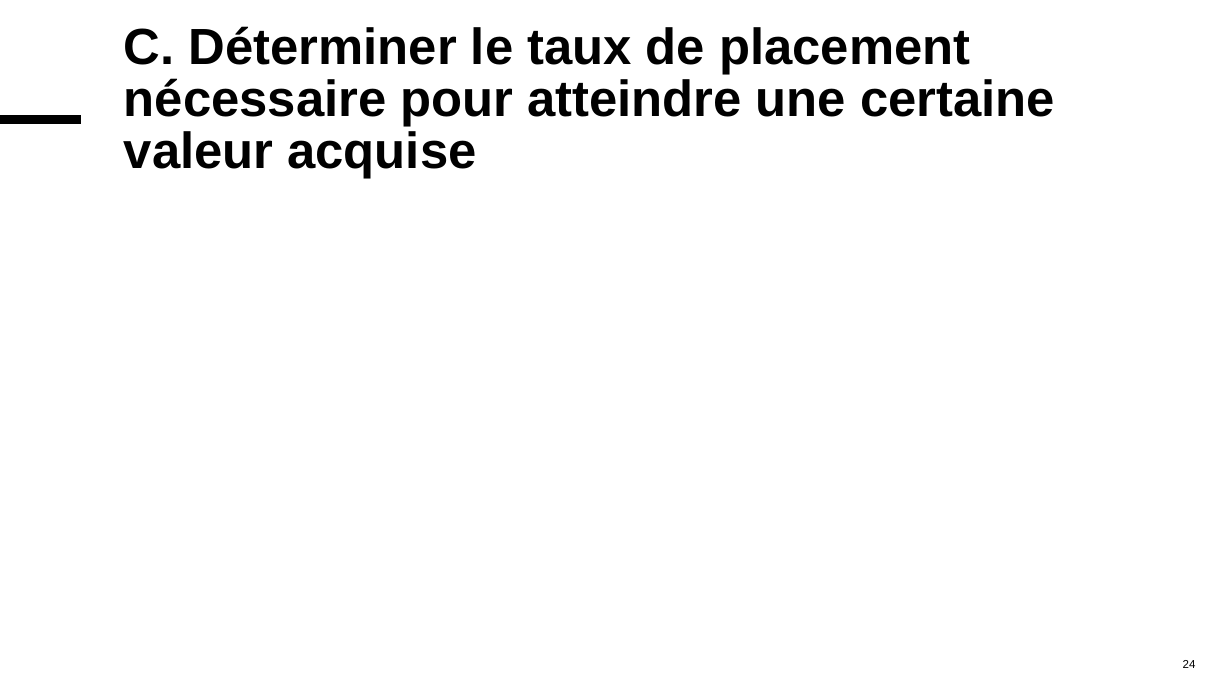
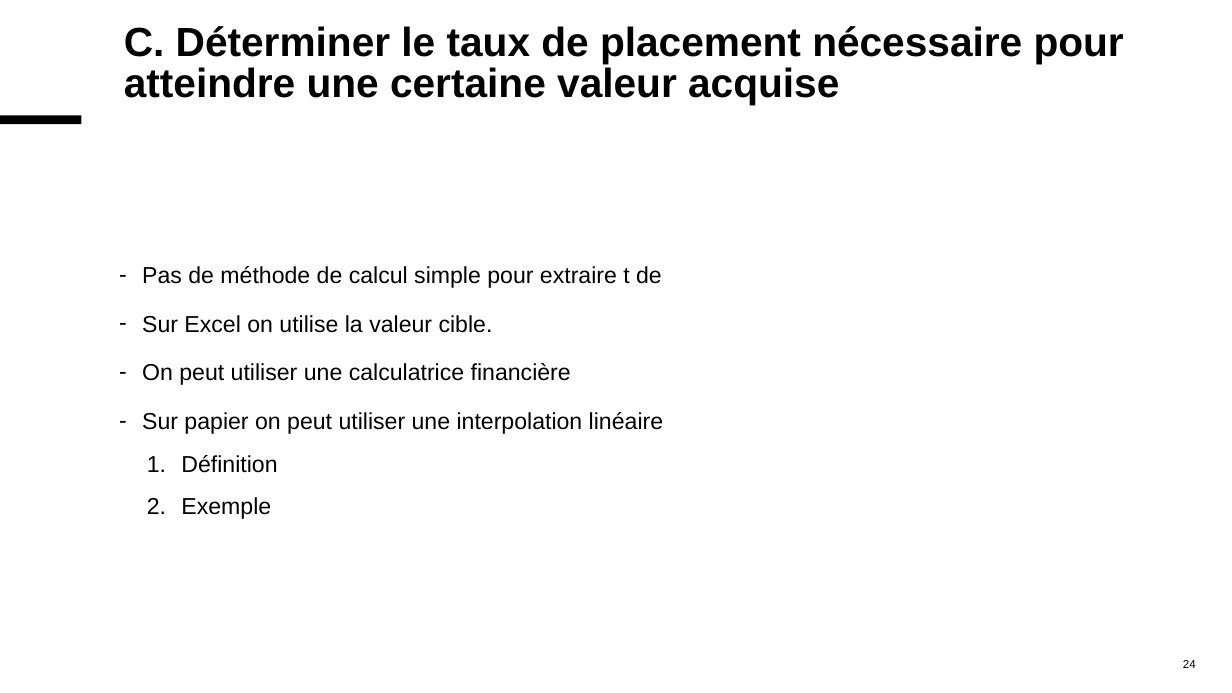
Before and after one commit to MaxMontouro/BUT_Info, a slide deck: slide 24 of Annee2/S4/R4_D_09_maths_gestion/CHP1/chap1.pptx. Drawn at 1232x693 pixels with LibreOffice and Linux fonts; fonts in the diff are those of the drawing; grey boxes stand for pictures. Boxes give left, top, right and bottom in pixels: in the first picture for what was removed or moved away, otherwise in the second. Text is boxed around its words. In the diff, an @@ line names an element or a change of style, - is before the commit and + after.

```diff
--- a/Annee2/S4/R4_D_09_maths_gestion/CHP1/chap1.pptx
+++ b/Annee2/S4/R4_D_09_maths_gestion/CHP1/chap1.pptx
@@ title "C. Déterminer le taux de ..." at (124,26,1124,105): size 39.6 to 31.7 pt @@
@@ text added at (142,266,663,519), 18 pt, text #000000 @@
+– Pas de méthode de calcul simple pour extraire t de
+– Sur Excel on utilise la valeur cible.
+– On peut utiliser une calculatrice financière
+– Sur papier on peut utiliser une interpolation linéaire
+  1. Définition
+  2. Exemple
```
Also in this commit, not shown: 18 other slides changed, 4 slides added, 4 slides removed, 3 other files.
